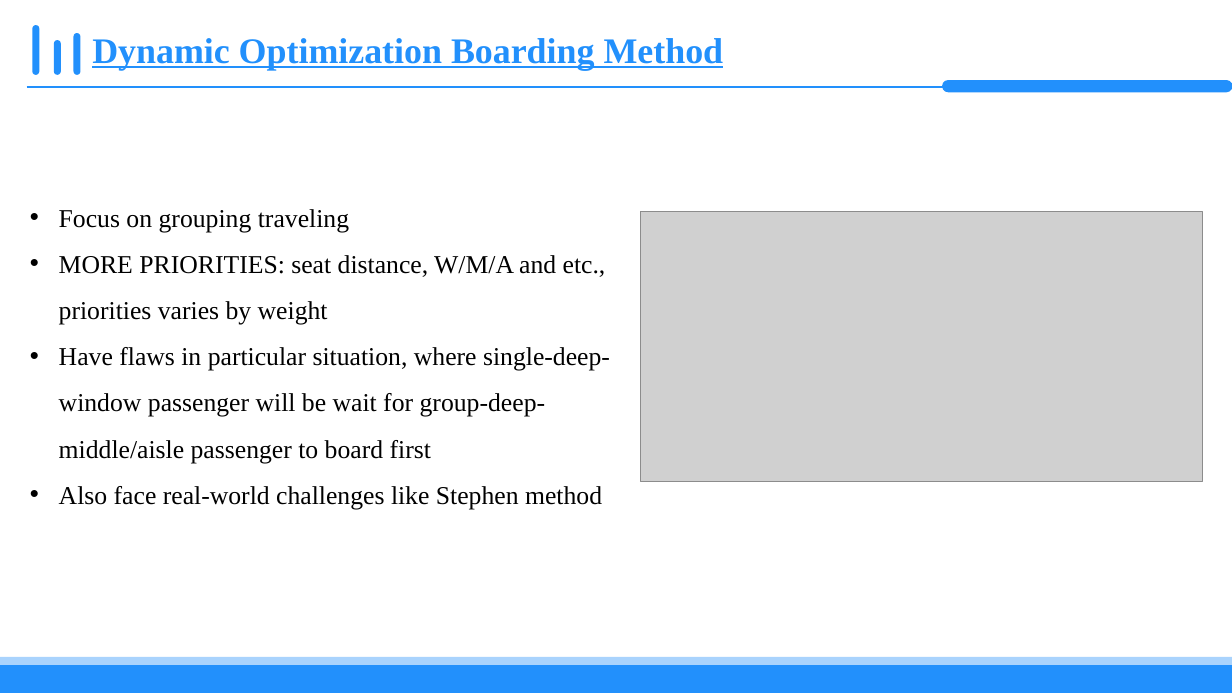
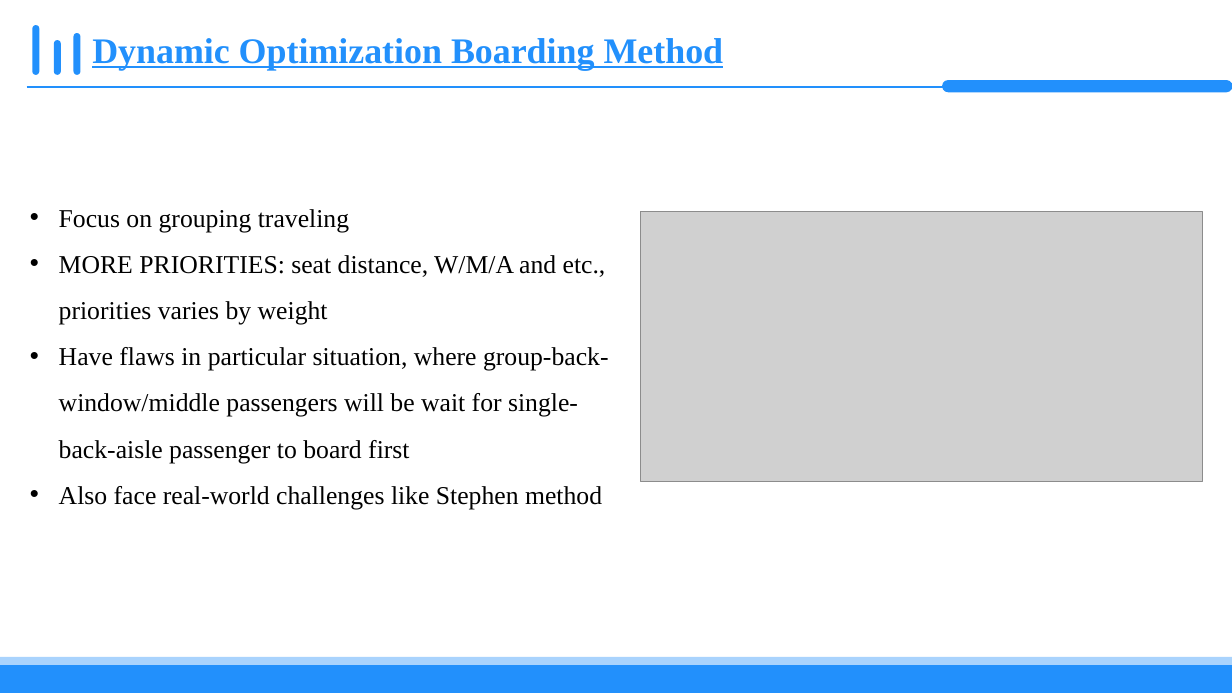
Before and after one commit to baocheng1989/CPS-5440-W01-FA24, a slide deck: slide 11 of project/presentation.pptx. Drawn at 1232x693 pixels with LibreOffice and Linux fonts; fonts in the diff are those of the drawing; grey boxes stand for pictures; background and template pictures are left out. Boxes give left, top, right and bottom in pixels: in the first picture for what was removed or moved away, otherwise in the second. Text is boxed around its words. In the diff, an @@ line names an element or a change of style, - is before the commit and + after.

```diff
--- a/project/presentation.pptx
+++ b/project/presentation.pptx
@@ text at bbox=[59, 347, 609, 463]: text changed @@
-• Have flaws in particular situation, where single-deep-window passenger will be wait for group-deep-middle/aisle passenger to board first
+• Have flaws in particular situation, where group-back-window/middle passengers will be wait for single-back-aisle passenger to board first
```
Also in this commit, not shown: 3 other slides changed.
